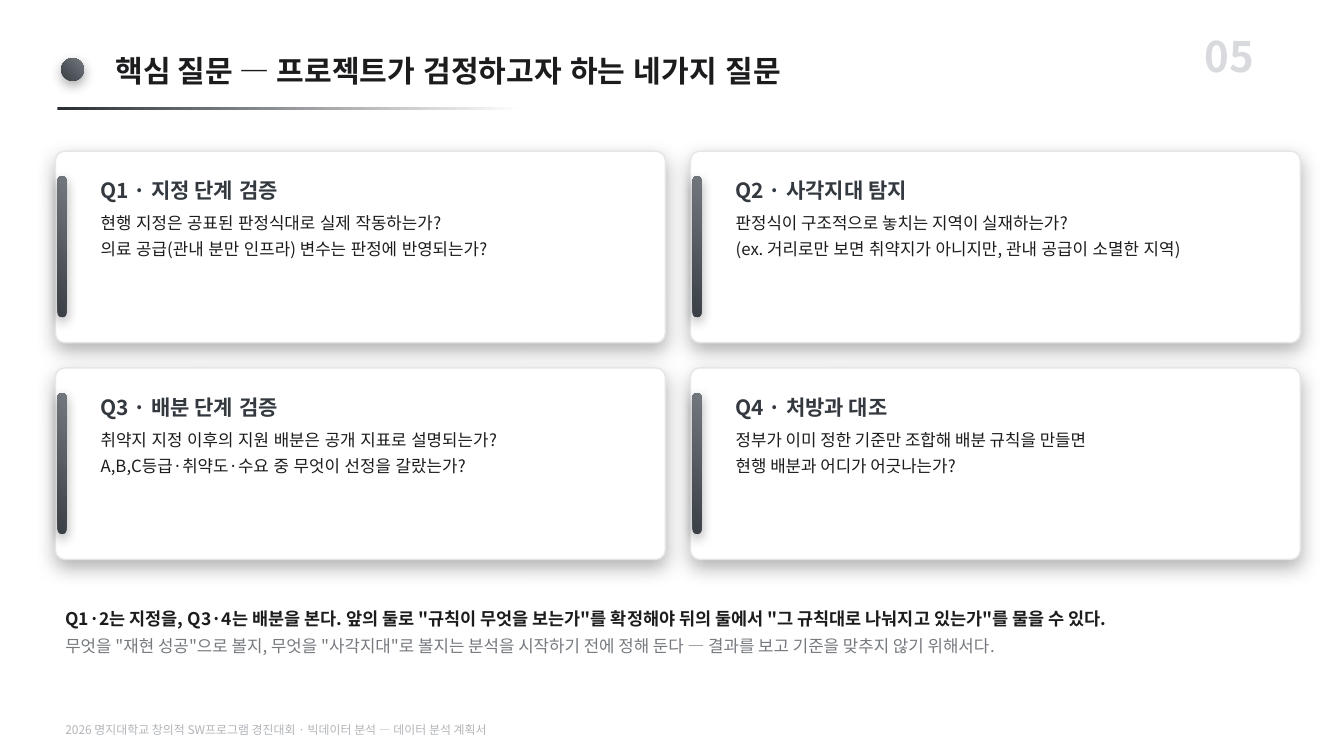
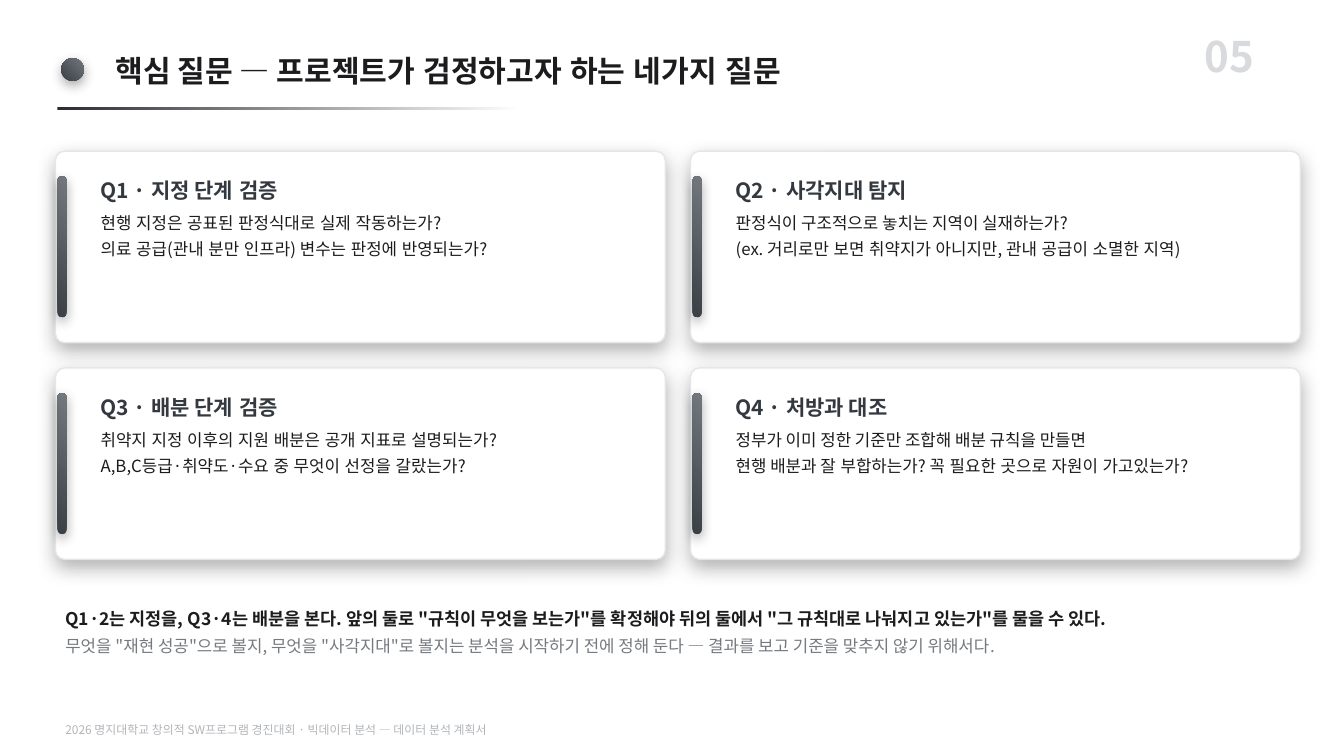
Before and after one commit to karvvan/maternity-care-policy-audit, a slide deck: slide 5 of 04_제출물/데이터분석_계획서.pptx. Drawn at 1344x756 pixels with LibreOffice and Linux fonts; fonts in the diff are those of the drawing. Boxes give left, top, right and bottom in pixels: in the first picture for what was removed or moved away, otherwise in the second. Text is boxed around its words. In the diff, an @@ line names an element or a change of style, - is before the commit and + after.

```diff
--- a/04_제출물/데이터분석_계획서.pptx
+++ b/04_제출물/데이터분석_계획서.pptx
@@ text at [736, 458, 1188, 474]: text changed @@
-현행 배분과 어디가 어긋나는가?
+현행 배분과 잘 부합하는가? 꼭 필요한 곳으로 자원이 가고있는가?
```
Also in this commit, not shown: 5 other files.
